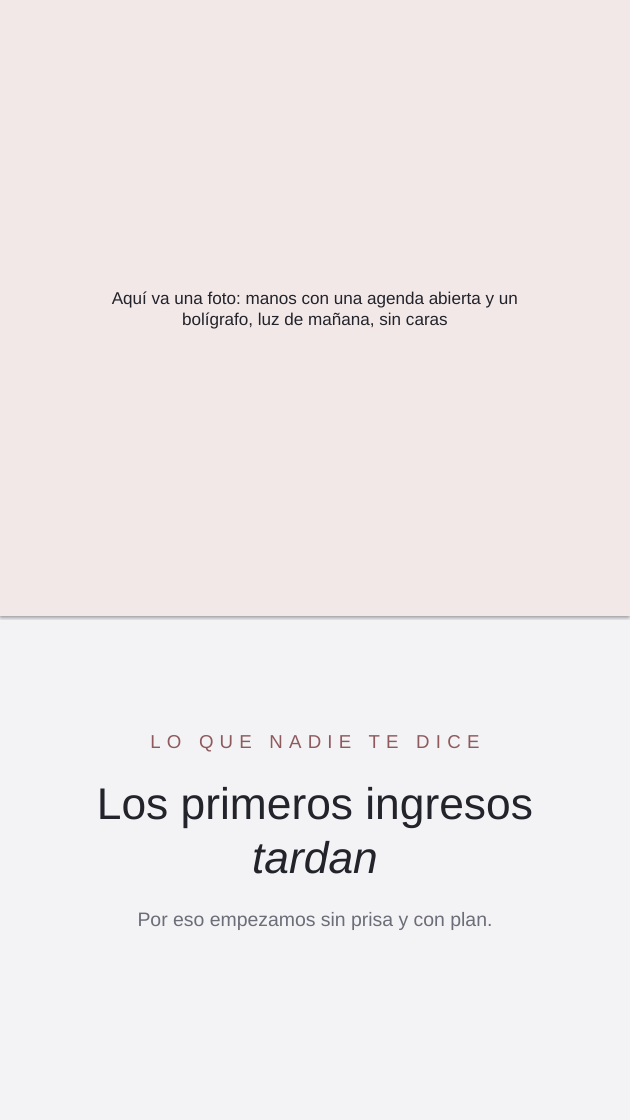
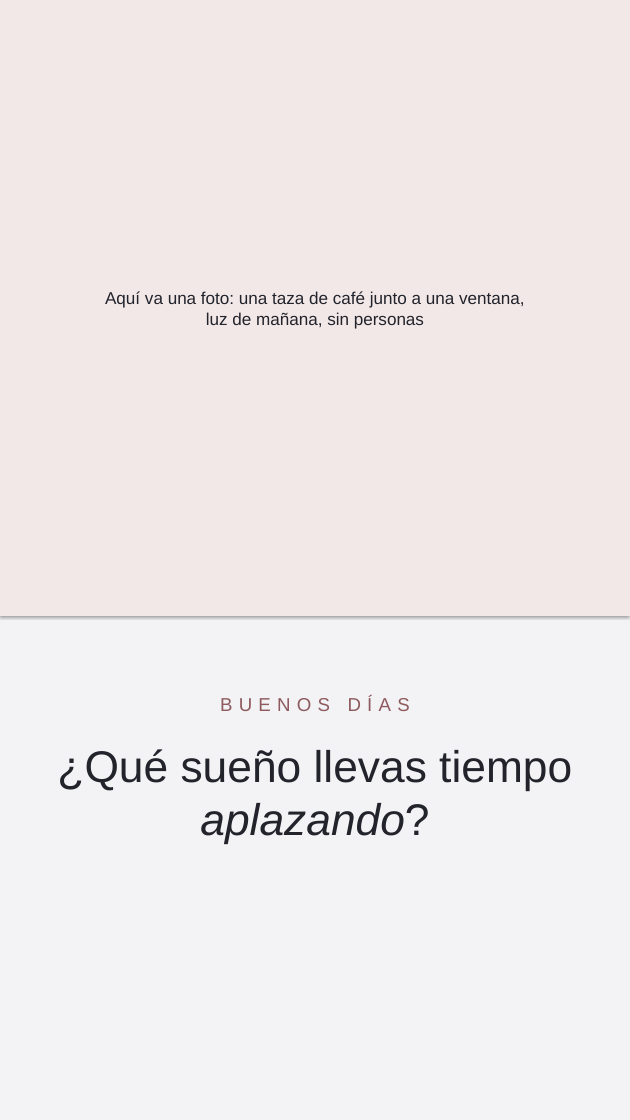
Before and after one commit to NDAEVENTS/NUBES-SCHOOL, a slide deck: slide 1 of public/ig/2026-11-12-listas/stories-canva.pptx. Drawn at 630x1120 pixels with LibreOffice and Linux fonts; fonts in the diff are those of the drawing. Boxes give left, top, right and bottom in pixels: in the first picture for what was removed or moved away, otherwise in the second. Text is boxed around its words. In the diff, an @@ line names an element or a change of style, - is before the commit and + after.

```diff
--- a/public/ig/2026-11-12-listas/stories-canva.pptx
+++ b/public/ig/2026-11-12-listas/stories-canva.pptx
@@ text at (105, 291, 524, 329): text changed @@
-Aquí va una foto: manos con una agenda abierta y un bolígrafo, luz de mañana, sin caras
+Aquí va una foto: una taza de café junto a una ventana, luz de mañana, sin personas
@@ text at (57, 696, 572, 844): text changed; size 25 to 57 pt; text colour #6B6D78 to #22232B @@
-LO QUE NADIE TE DICE
-Los primeros ingresos tardan
-Por eso empezamos sin prisa y con plan.
+BUENOS DÍAS
+¿Qué sueño llevas tiempo aplazando?
```
Also in this commit, not shown: 2 other slides changed, 47 other files.
